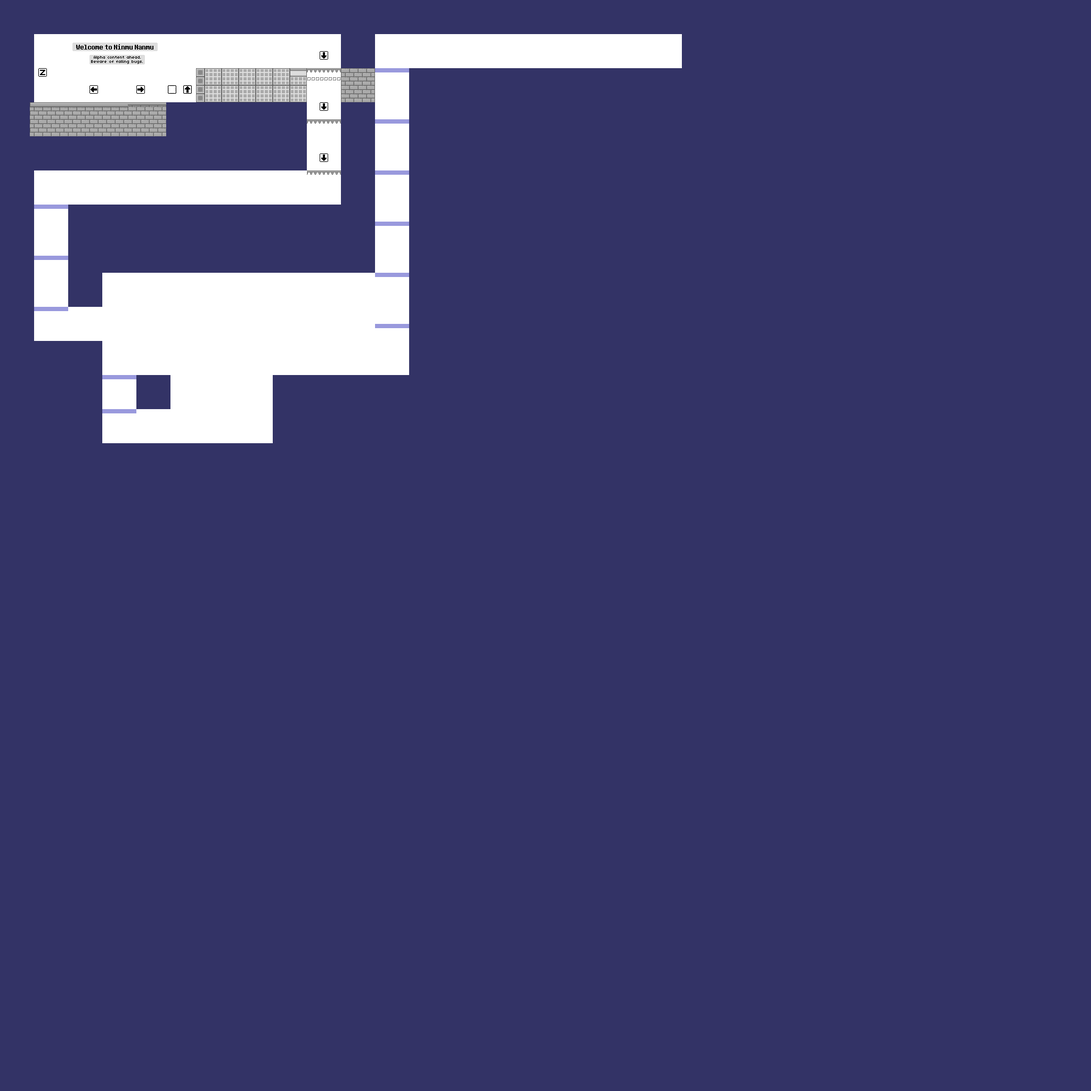
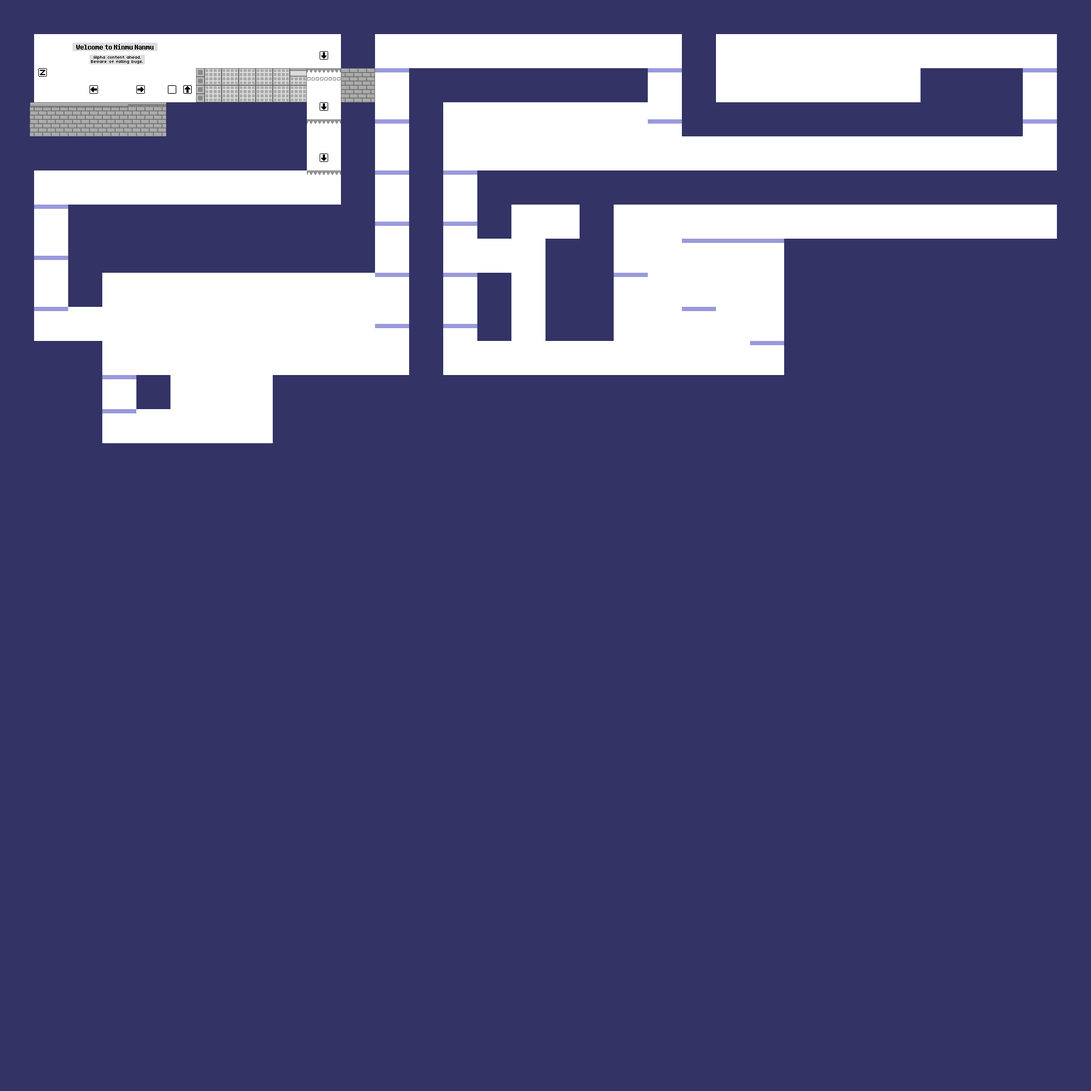
Before/after of a w=1091, h=1091 layered artwork. What changed in the layer stack:
painted on "Layer" over (x1=443, y1=34, x2=1058, y2=376)
added layer "Pasted Layer" over (x1=443, y1=34, x2=1058, y2=376)
